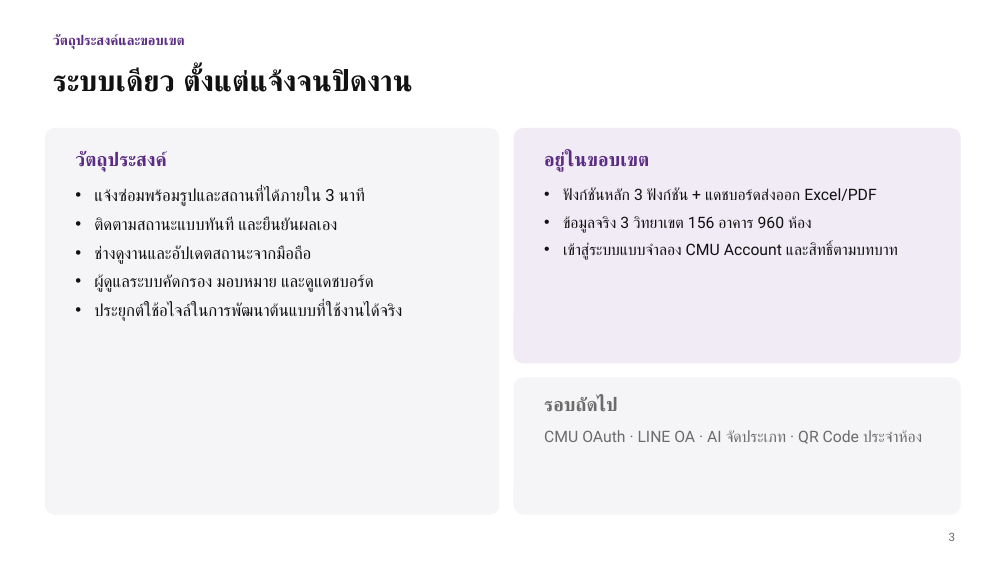
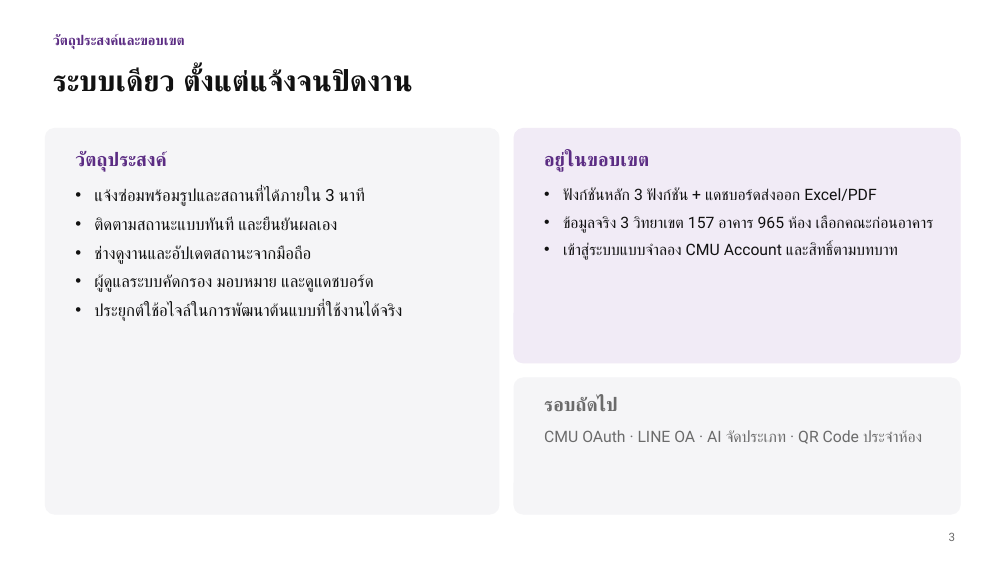
Before and after one commit to Nexzerf/SmartCMUMaintenanceSystem, a slide deck: slide 3 of report/out/สไลด์-ระบบแจ้งซ่อม-มช.pptx. Drawn at 1008x567 pixels with LibreOffice and Linux fonts; fonts in the diff are those of the drawing. Boxes give left, top, right and bottom in pixels: in the first picture for what was removed or moved away, otherwise in the second. Text is boxed around its words. In the diff, an @@ line names an element or a change of style, - is before the commit and + after.

```diff
--- a/report/out/สไลด์-ระบบแจ้งซ่อม-มช.pptx
+++ b/report/out/สไลด์-ระบบแจ้งซ่อม-มช.pptx
@@ text at <box>563,215,934,233</box>: text changed @@
-• ข้อมูลจริง 3 วิทยาเขต 156 อาคาร 960 ห้อง
+• ข้อมูลจริง 3 วิทยาเขต 157 อาคาร 965 ห้อง เลือกคณะก่อนอาคาร
```
Also in this commit, not shown: 3 other slides changed, 30 other files.
